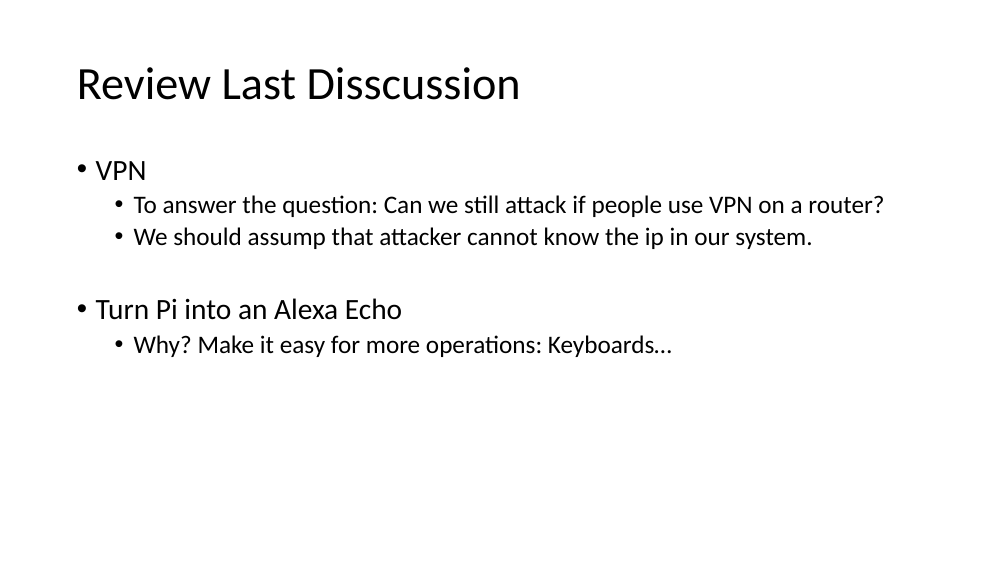
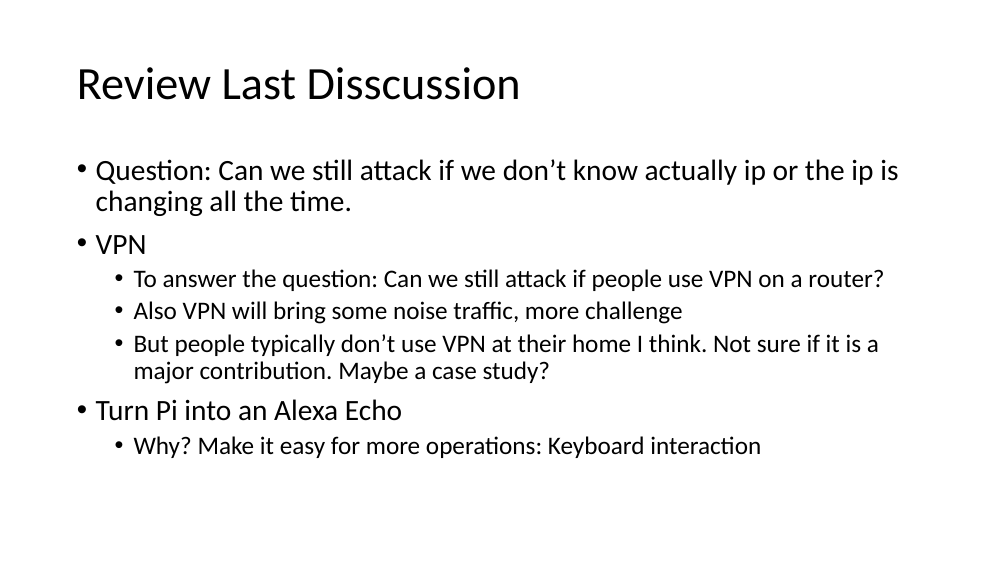
Before and after one commit to GXG-CS/Pi-Alexa, a slide deck: slide 22 of Presentation1.pptx. Drawn at 1008x567 pixels with LibreOffice and Linux fonts; fonts in the diff are those of the drawing. Boxes give left, top, right and bottom in pixels: in the first picture for what was removed or moved away, otherwise in the second. Text is boxed around its words. In the diff, an @@ line names an element or a change of style, - is before the commit and + after.

```diff
--- a/Presentation1.pptx
+++ b/Presentation1.pptx
@@ text at [96, 159, 898, 216]: paragraph added @@
+• Question: Can we still attack if we don’t know actually ip or the ip is changing all the time.
@@ text at [134, 301, 879, 384]: text changed @@
-  • We should assump that attacker cannot know the ip in our system.
+  • Also VPN will bring some noise traffic, more challenge
+  • But people typically don’t use VPN at their home I think. Not sure if it is a major contribution. Maybe a case study?
@@ text at [134, 436, 761, 458]: text changed @@
-  • Why? Make it easy for more operations: Keyboards…
+  • Why? Make it easy for more operations: Keyboard interaction
```
Also in this commit, not shown: 2 other slides changed, 2 slides added, 3 slides removed.
